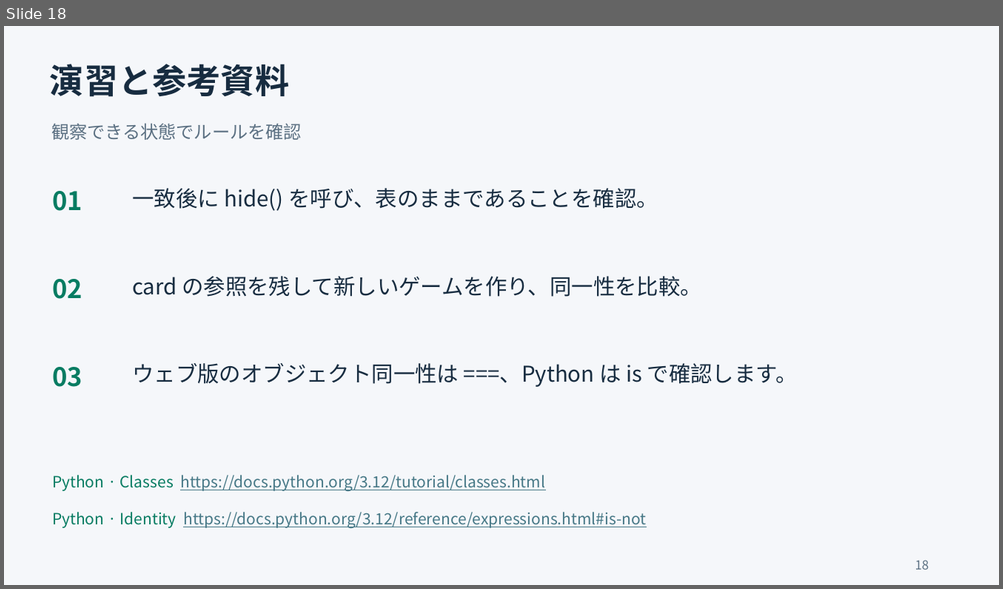
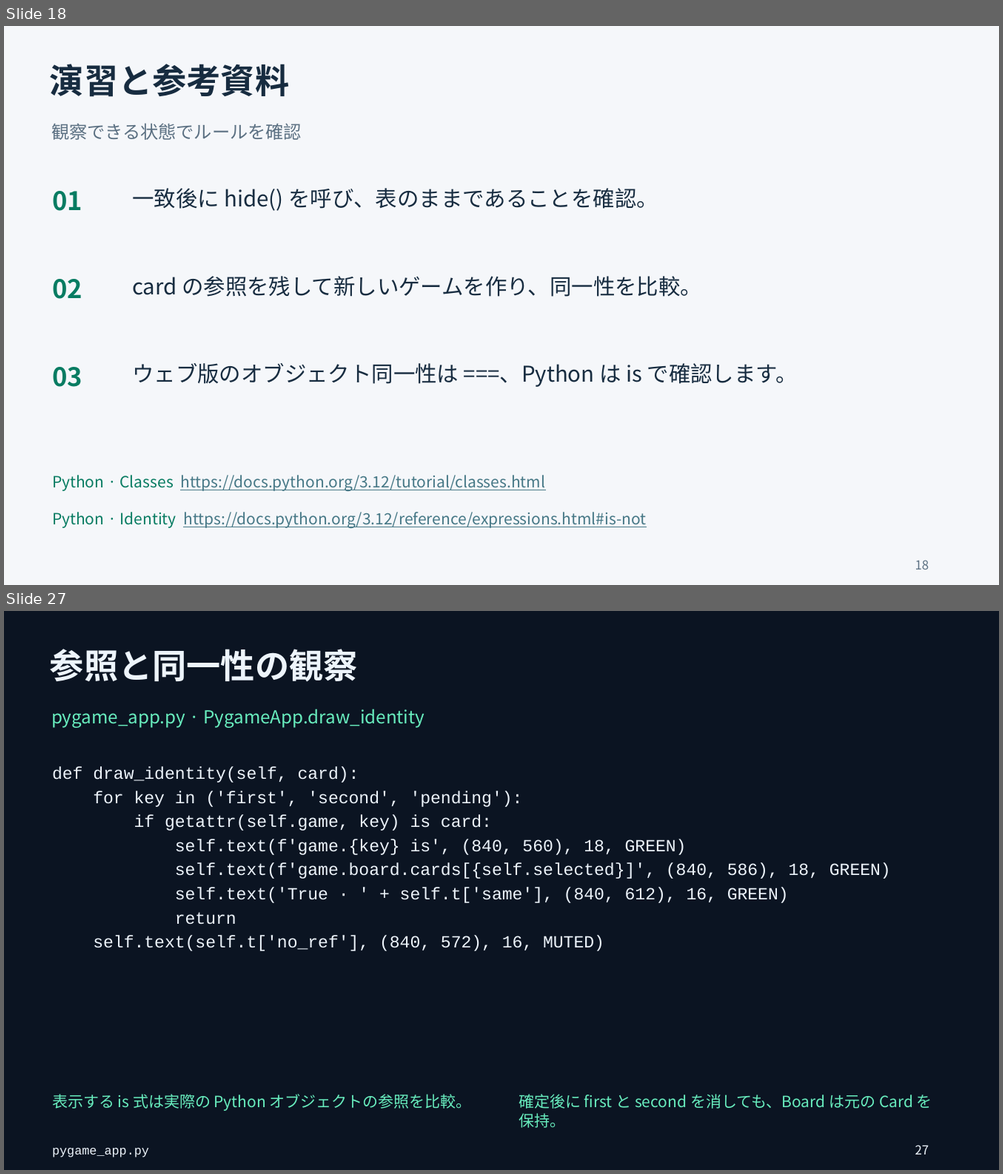
Before and after one commit to minhuangyuntech/oo2026, a slide deck: public/materials/memory-ja.pptx. Shown one above the other, each under a label of ours: slide 18 before the commit, slides 18 and 27 after it; the slides between them are not shown. The pictures are 1003x589 and 1003x1174 pixels, drawn with LibreOffice and Linux fonts; fonts in the diff are those of the drawing. Boxes give left, top, right and bottom in pixels: in the first picture for what was removed or moved away, otherwise in the second. Text is boxed around its words. In the diff, an @@ line names an element or a change of style, - is before the commit and + after.

Commit message:
Add downloadable Pygame card game and trilingual code lessons

```diff
--- a/public/materials/memory-ja.pptx
+++ b/public/materials/memory-ja.pptx
@@ slide 27 added at (4,611,999,1170), background #0B1422 @@
@@ text added at (50,649,358,682), 33 pt, text #EDF4FB, bold @@
+参照と同一性の観察
@@ text added at (51,709,425,728), 17.2 pt, text #68EDBE @@
+pygame_app.py · PygameApp.draw_identity
@@ text added at (52,767,359,783), 16.5 pt, text #EDF4FB @@
+def draw_identity(self, card):
@@ text added at (93,791,523,807), 16.5 pt, text #EDF4FB @@
+for key in ('first', 'second', 'pending'):
@@ text added at (134,815,492,831), 16.5 pt, text #EDF4FB @@
+if getattr(self.game, key) is card:
@@ text added at (175,839,686,855), 16.5 pt, text #EDF4FB @@
+self.text(f'game.{key} is', (840, 560), 18, GREEN)
@@ text added at (175,863,891,879), 16.5 pt, text #EDF4FB @@
+self.text(f'game.board.cards[{self.selected}]', (840, 586), 18, GREEN)
@@ text added at (175,887,788,903), 16.5 pt, text #EDF4FB @@
+self.text('True · ' + self.t['same'], (840, 612), 16, GREEN)
@@ text added at (175,912,236,925), 16.5 pt, text #EDF4FB @@
+return
@@ text added at (93,935,604,951), 16.5 pt, text #EDF4FB @@
+self.text(self.t['no_ref'], (840, 572), 16, MUTED)
@@ text added at (52,1094,472,1111), 15 pt, text #68EDBE @@
+表示する is 式は実際の Python オブジェクトの参照を比較。
@@ text added at (518,1094,932,1128), 15 pt, text #68EDBE @@
+確定後に first と second を消しても、Board は元の Card を保持。
@@ text added at (52,1148,149,1158), 12 pt, text #EDF4FB @@
+pygame_app.py
@@ text added at (915,1145,929,1155), 12 pt, text #EDF4FB @@
+27
```
Also in this commit, not shown: 8 other slides added, 19 other files.
